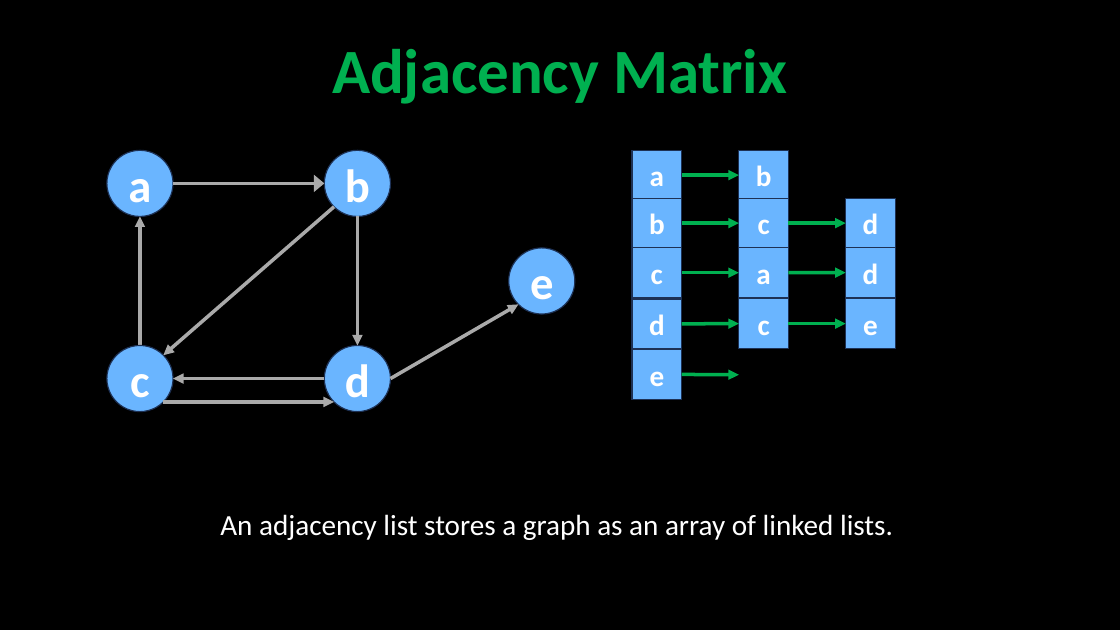
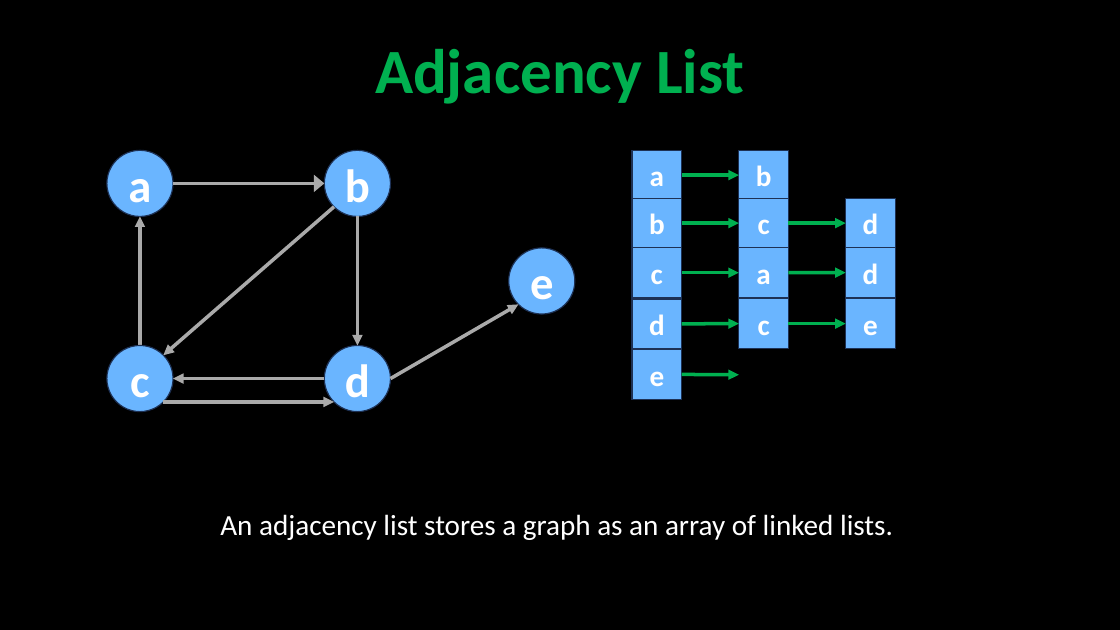
Before and after one commit to robitussin/CCS0015, a slide deck: slide 27 of graph/Graph.pptx. Drawn at 1120x630 pixels with LibreOffice and Linux fonts; fonts in the diff are those of the drawing. Boxes give left, top, right and bottom in pixels: in the first picture for what was removed or moved away, otherwise in the second. Text is boxed around its words. In the diff, an @@ line names an element or a change of style, - is before the commit and + after.

```diff
--- a/graph/Graph.pptx
+++ b/graph/Graph.pptx
@@ title at [375,49,744,104]: text changed @@
-Adjacency Matrix
+Adjacency List
```
Also in this commit, not shown: 5 other slides changed, 1 other file.
